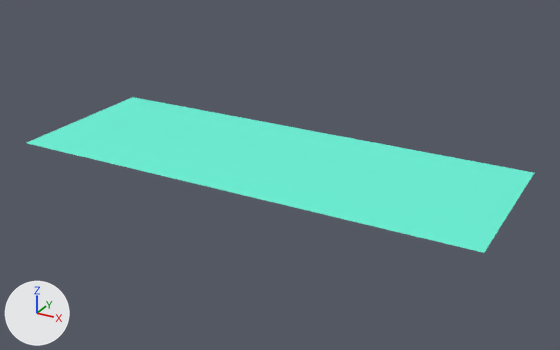
A saved change to the COLLADA model model/maxdae/water.DAE.
Before and after are seen from a camera (50 mm lens) standing at (4.02, -4.15, 5.1) and looking at (0.18, 2.83, 1.61). Lighting does not change. The marker at lower left points along +X, +Y and +Z.

Before the edit, the objects in view are built like this:
```python
me_x = bpy.data.meshes.new('____')
me_x.from_pydata(...)  # 25 vertices, 32 faces; spans x -2.71..2.71, y -0.99..0.99, z 0.0
me_x.materials.append(mat_x)  # cyan #6af3d8
ob_x = bpy.data.objects.new('____', me_x)
ob_x.location = (0.024, 2.841, 1.794)
```
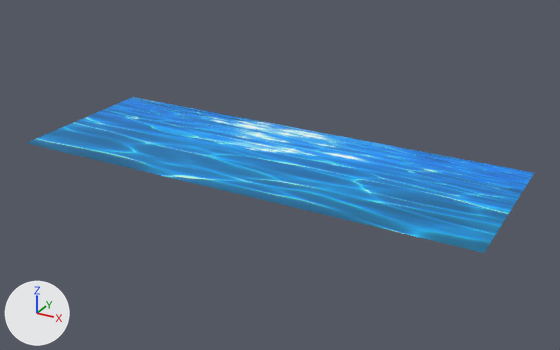
The edits, one by one:
Picture '0_water.jpg' (img_0_water_jpg) is new.
Material 'water' (mat_water) is new.
Its texture is img_0_water_jpg.
Its roughness is 0.64.
me_x has 25 vertices, 32 faces and spans x -2.71..2.71, y -0.99..0.99, z 0.0.
me_x no longer uses material mat_x (cyan #6af3d8).
me_x now uses material mat_water (picture img_0_water_jpg).

Location of each change, [x1, y1, x2, y2] in pixels of the pictures (560 x 350 px):
'____', recoloured (cyan to blue): [27, 97, 534, 253] in both
